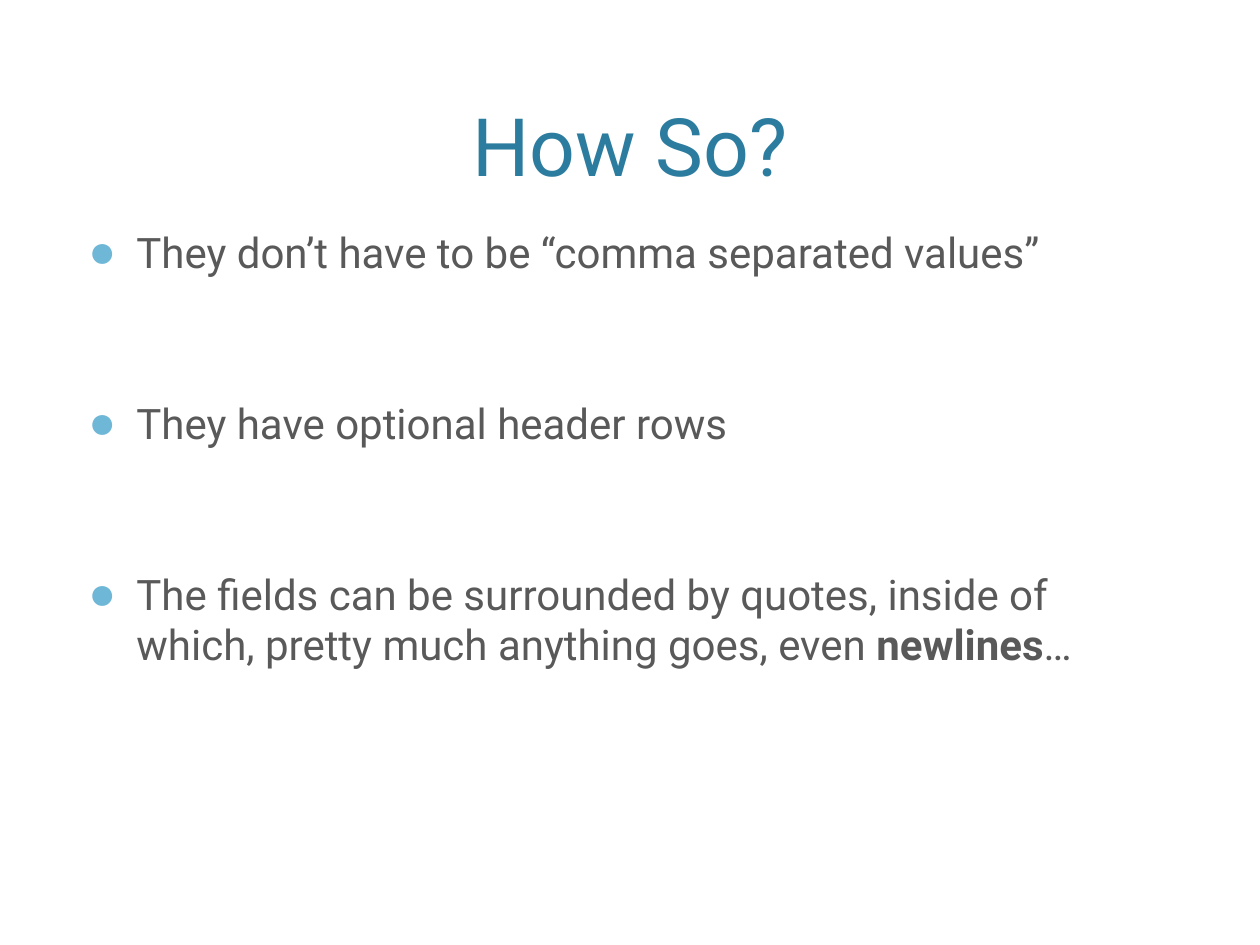
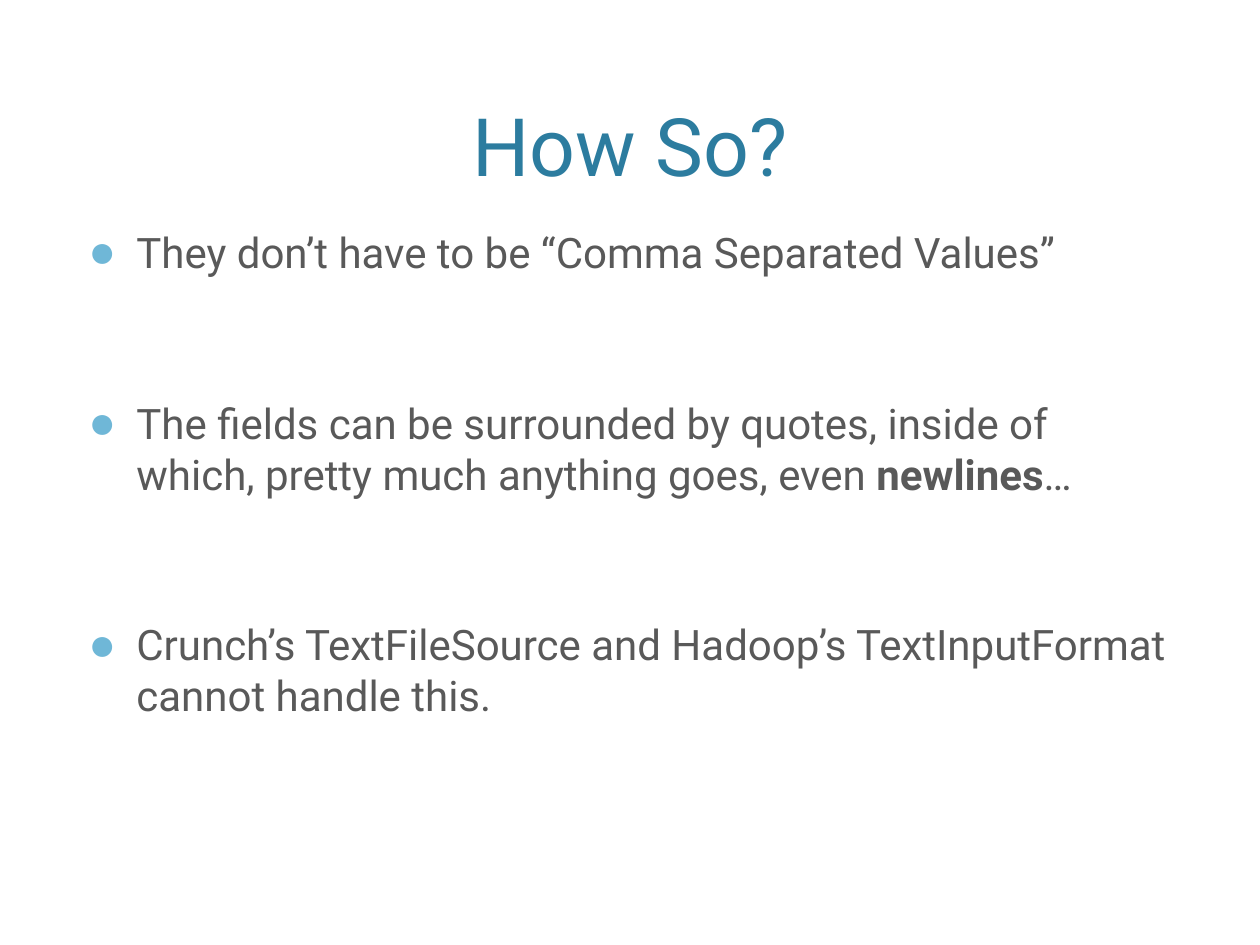
Before and after one commit to champgm/Big-Data-Talk, a slide deck: slide 5 of BigDataTalk.pptx. Drawn at 1260x945 pixels with LibreOffice and Linux fonts; fonts in the diff are those of the drawing; background and template pictures are left out. Boxes give left, top, right and bottom in pixels: in the first picture for what was removed or moved away, otherwise in the second. Text is boxed around its words. In the diff, an @@ line names an element or a change of style, - is before the commit and + after.

```diff
--- a/BigDataTalk.pptx
+++ b/BigDataTalk.pptx
@@ text at [136,236,1055,277]: text changed @@
-● They don’t have to be “comma separated values”
-● They have optional header rows
+● They don’t have to be “Comma Separated Values”
@@ text at [136,628,1165,712]: paragraph added @@
+● Crunch’s TextFileSource and Hadoop’s TextInputFormat cannot handle this.
```
Also in this commit, not shown: 8 other slides changed, 1 other file.
